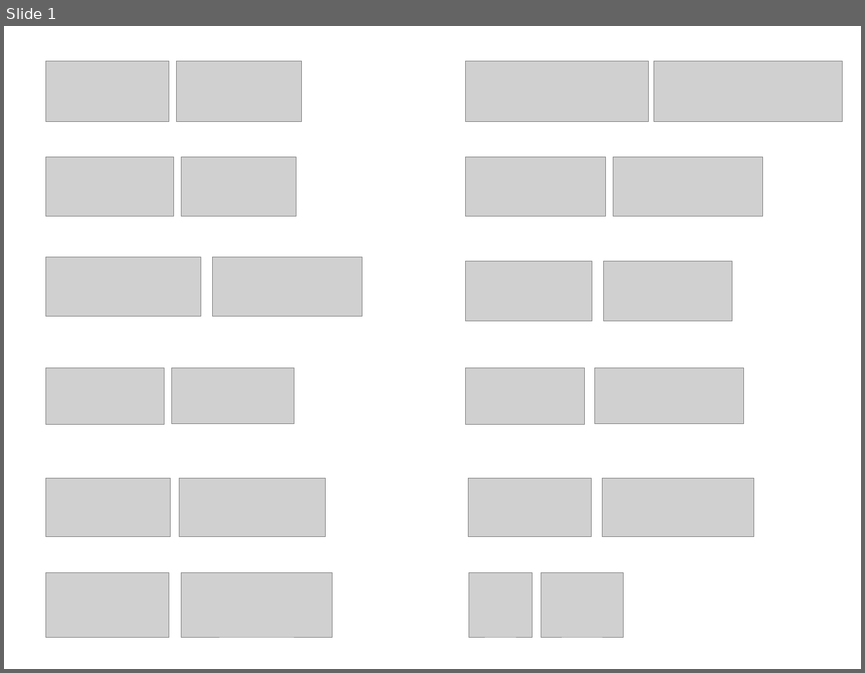
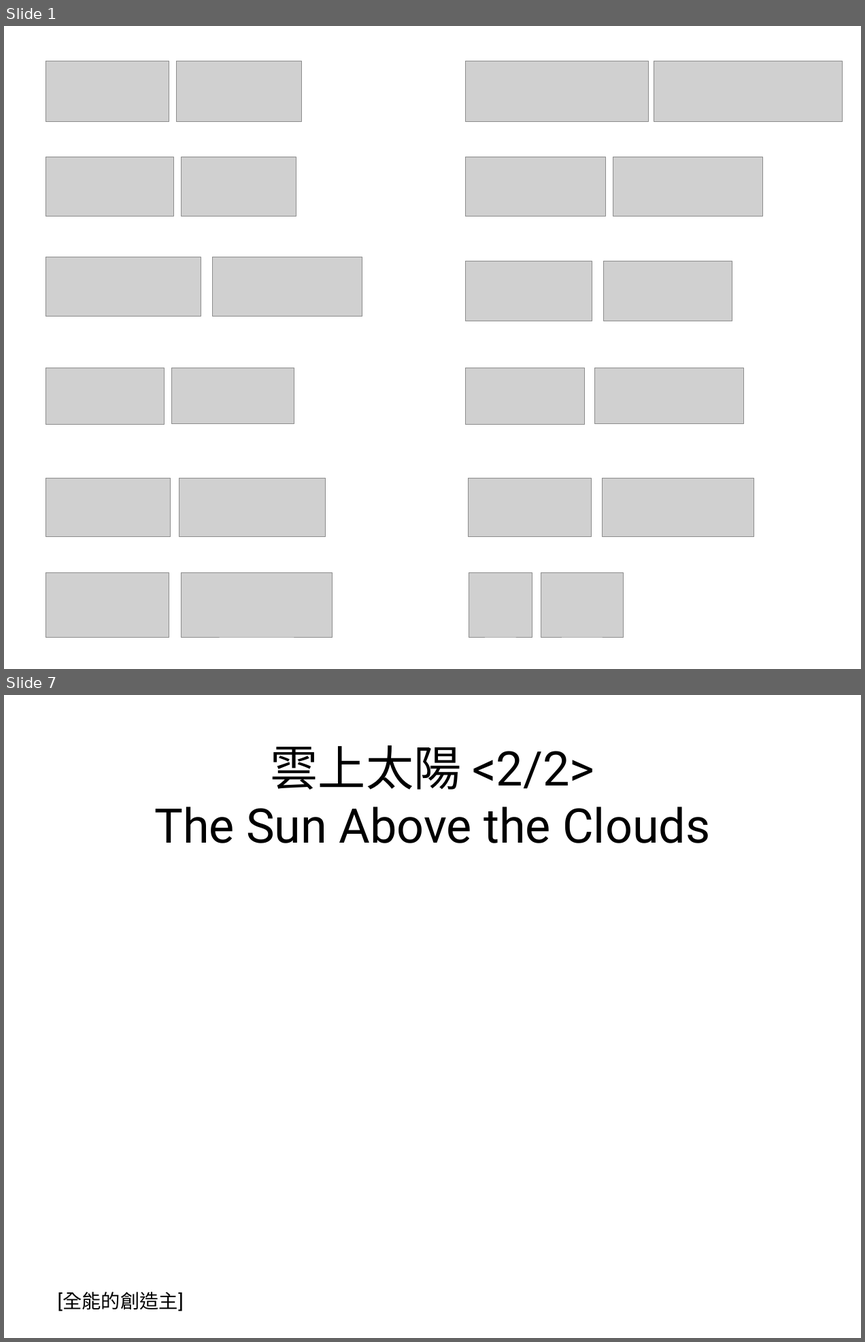
Before and after one commit to batisuoc/free-school-class, a slide deck: chinese/義學班_雲上太陽.ppt. Shown one above the other, each under a label of ours: slide 1 before the commit, slides 1 and 7 after it; the slides between them are not shown. The pictures are 865x673 and 865x1342 pixels, drawn with LibreOffice and Linux fonts; fonts in the diff are those of the drawing; grey boxes stand for pictures; background and template pictures are left out. Boxes give left, top, right and bottom in pixels: in the first picture for what was removed or moved away, otherwise in the second. Text is boxed around its words. In the diff, an @@ line names an element or a change of style, - is before the commit and + after.

Commit message:
Update ppts

```diff
--- a/chinese/義學班_雲上太陽.ppt
+++ b/chinese/義學班_雲上太陽.ppt
@@ slide 7 added at (4, 695, 861, 1338), background picture (left out) @@
@@ title added at (154, 745, 710, 843), 57 pt, text #000000 @@
+雲上太陽 <2/2>
+The Sun Above the Clouds
@@ text added at (58, 1291, 184, 1311), 23 pt, text #000000 @@
+[全能的創造主]
```
Also in this commit, not shown: 2 other slides added, 1 other file.
